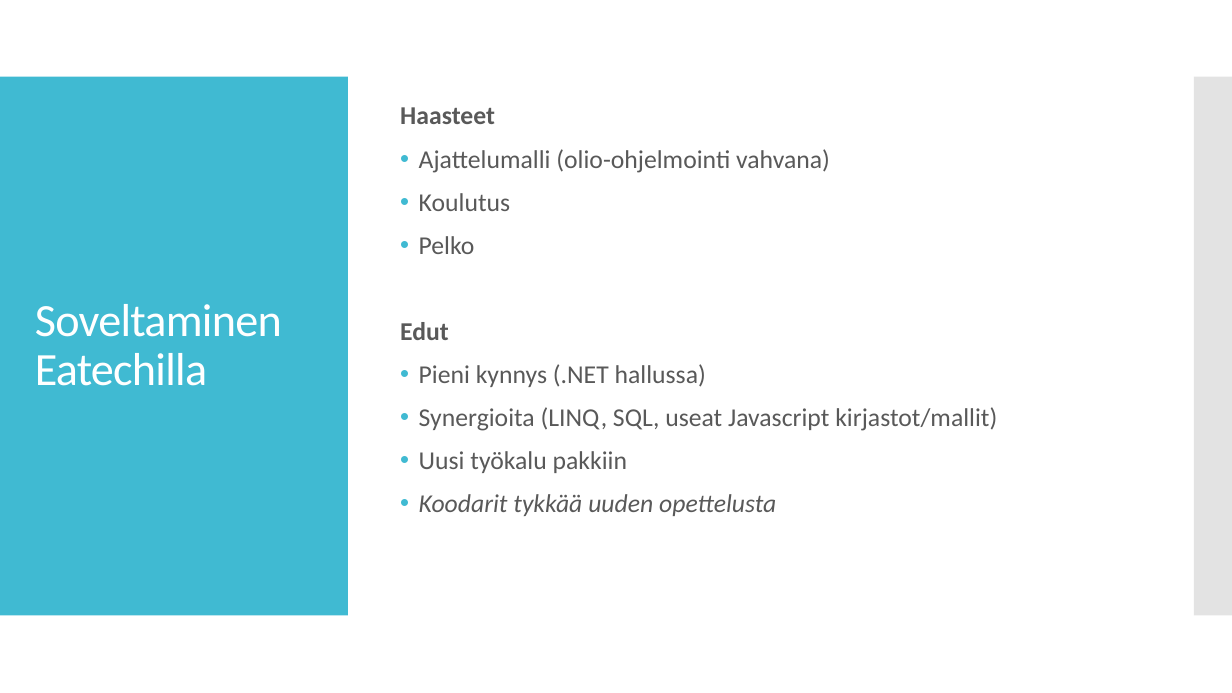
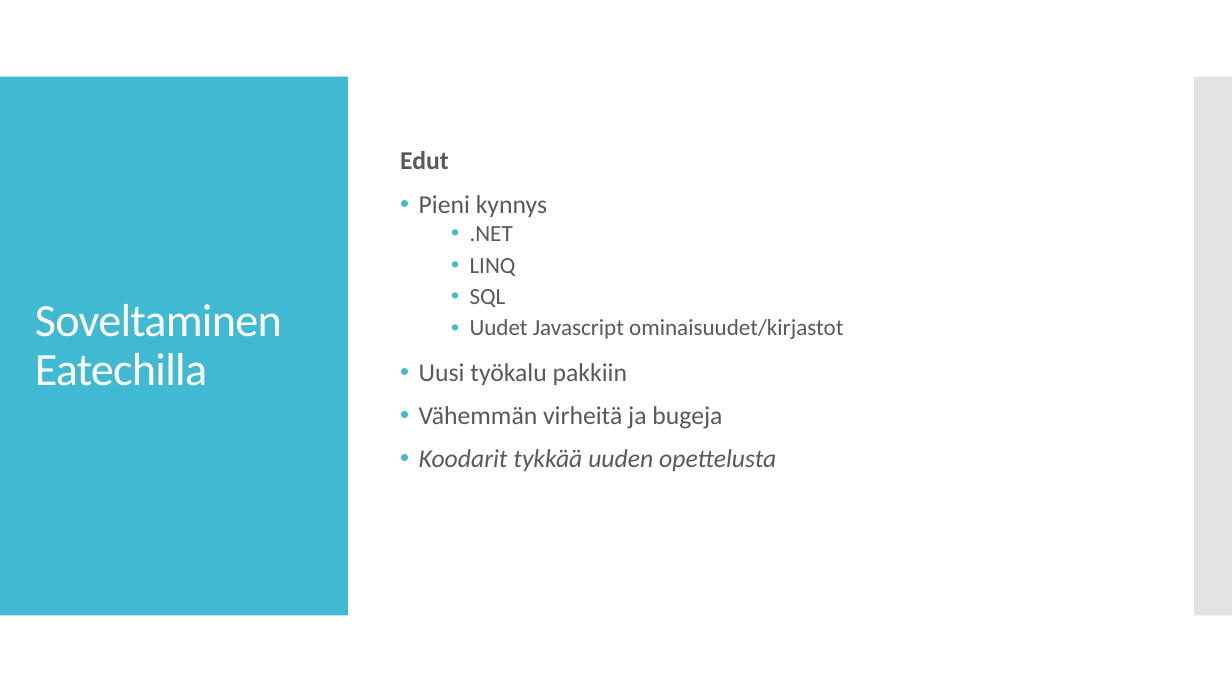
Before and after one commit to supertopi/FSharpRep, a slide deck: slide 8 of F.pptx (slide 7 before the commit). Drawn at 1232x693 pixels with LibreOffice and Linux fonts; fonts in the diff are those of the drawing. Boxes give left, top, right and bottom in pixels: in the first picture for what was removed or moved away, otherwise in the second. Text is boxed around its words. In the diff, an @@ line names an element or a change of style, - is before the commit and + after.

```diff
--- a/F.pptx
+++ b/F.pptx
@@ text at [400, 107, 830, 254]: paragraphs removed @@
-Haasteet
-• Ajattelumalli (olio-ohjelmointi vahvana)
-• Koulutus
-• Pelko
@@ text at [419, 195, 843, 339]: text changed; size 20 to 18 pt @@
-• Pieni kynnys (.NET hallussa)
-• Synergioita (LINQ, SQL, useat Javascript kirjastot/mallit)
+• Pieni kynnys
+  • .NET
+  • LINQ
+  • SQL
+  • Uudet Javascript ominaisuudet/kirjastot
@@ text at [419, 406, 722, 429]: paragraph added @@
+• Vähemmän virheitä ja bugeja
```
Also in this commit, not shown: 3 other slides changed, 1 slide added, 7 other files.
